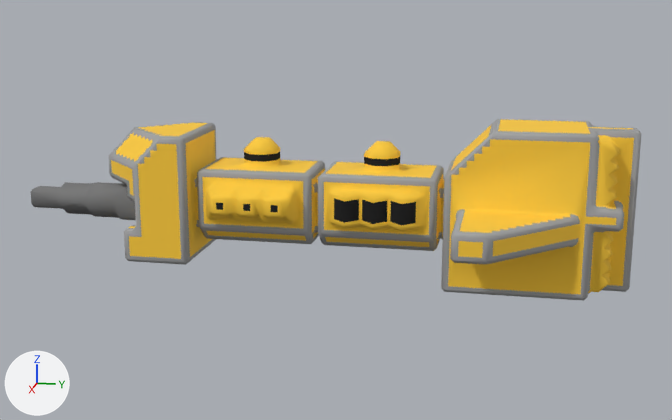
The OBJ model src/jsMain/resources/meshes/mechyrdia-4-honos-class.obj, before and after one commit.
Rendered twice from a 50 mm camera at (131.7, 29.5, 42.5) aimed at (-0.1, 3.1, 9.6). Lighting does not change. The marker at lower left points along +X, +Y and +Z. Where no turn or scale is listed for an object, it has been applied to the vertices.

In view in the first picture: 'mechyrdia-4-honos-class'.
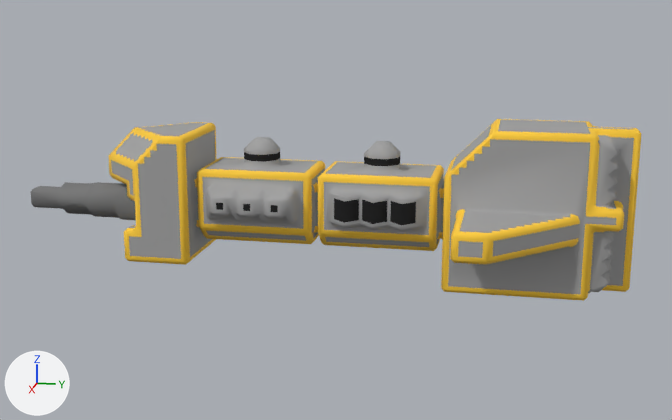
What changed in the scene script:
```text
Change me_mechyrdia_4_honos_class:
    used by ob_mechyrdia_4_honos_class; location = (0.0, 0.0, 0.0)
    remove me_mechyrdia_4_honos_class.from_pydata(...)  # 1878 vertices, 3502 faces; spans x -18.5..18.5, y -45.5..45.5, z 0.0..23.0
    add me_mechyrdia_4_honos_class.from_pydata(...)  # 1870 vertices, 3499 faces; spans x -18.5..18.5, y -45.5..45.5, z 0.0..23.0
    me_mechyrdia_4_honos_class part 1: 4 vertices removed from x -11.0..8.5, y 33.5..41.5, z 0.5..11.5; 3 vertices added at x -2.0..11.0, y 33.5..42.0, z 11.5..21.0
    me_mechyrdia_4_honos_class part 2: 5 vertices removed from x -8.0..8.0, y 6.5..21.0, z 9.5..17.5; 1 vertex added at x -7.0, y 15.5, z 9.5
    me_mechyrdia_4_honos_class part 3: 1 vertex moved from x 2.0, y -9.5, z 18.5 to x 1.0, y -10.0, z 19.0; 1 vertex removed from x 1.5, y -10.0, z 16.5
    me_mechyrdia_4_honos_class part 4: 2939 kept faces spanning x -18.5..18.5, y -32.5..45.5, z 0.0..23.0 get new texture (UV) coordinates
```

What differs and where, as boxes [x1, y1, x2, y2] in the pictures (672 x 420 px; the box of a moved part takes in the faces that stretch with it):
part 1 of me_mechyrdia_4_honos_class, moved or reshaped
    before: [487, 216, 612, 277]
    after: [492, 137, 617, 238]
part 2 of me_mechyrdia_4_honos_class, cut back
    before: [373, 140, 489, 231]
part 3 of me_mechyrdia_4_honos_class, moved or reshaped
    before: [241, 140, 253, 168]
    after: [244, 140, 253, 151]
part 4 of me_mechyrdia_4_honos_class, surface changed (yellow to grey)
    both: [109, 119, 641, 301]
